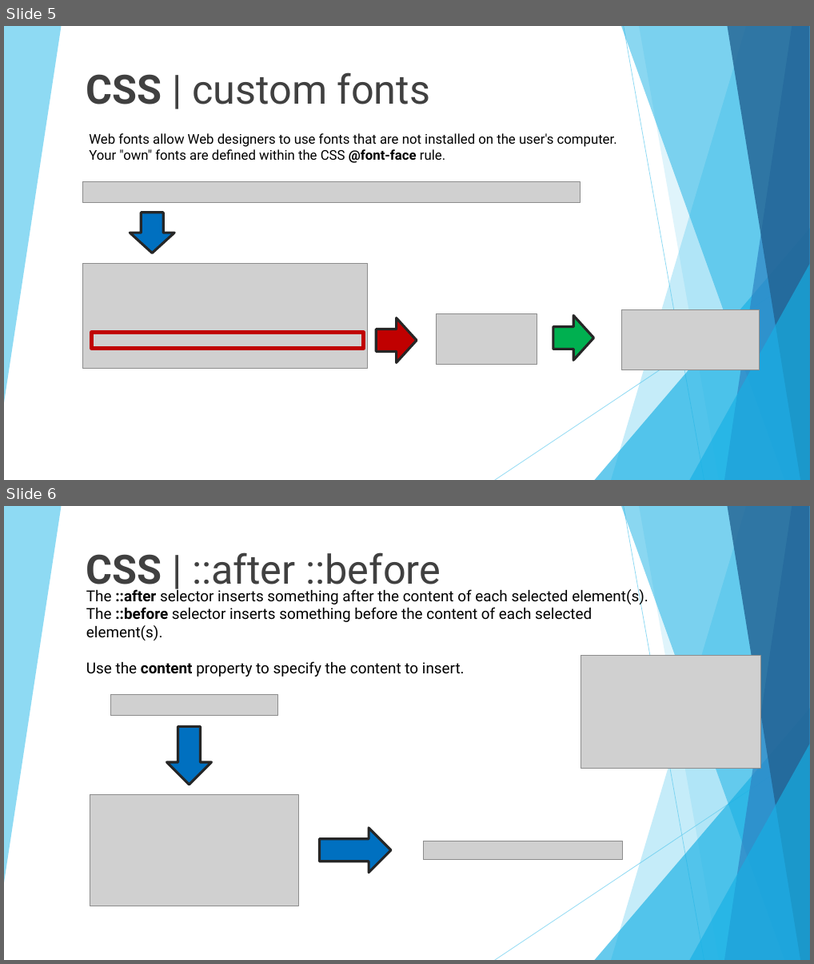
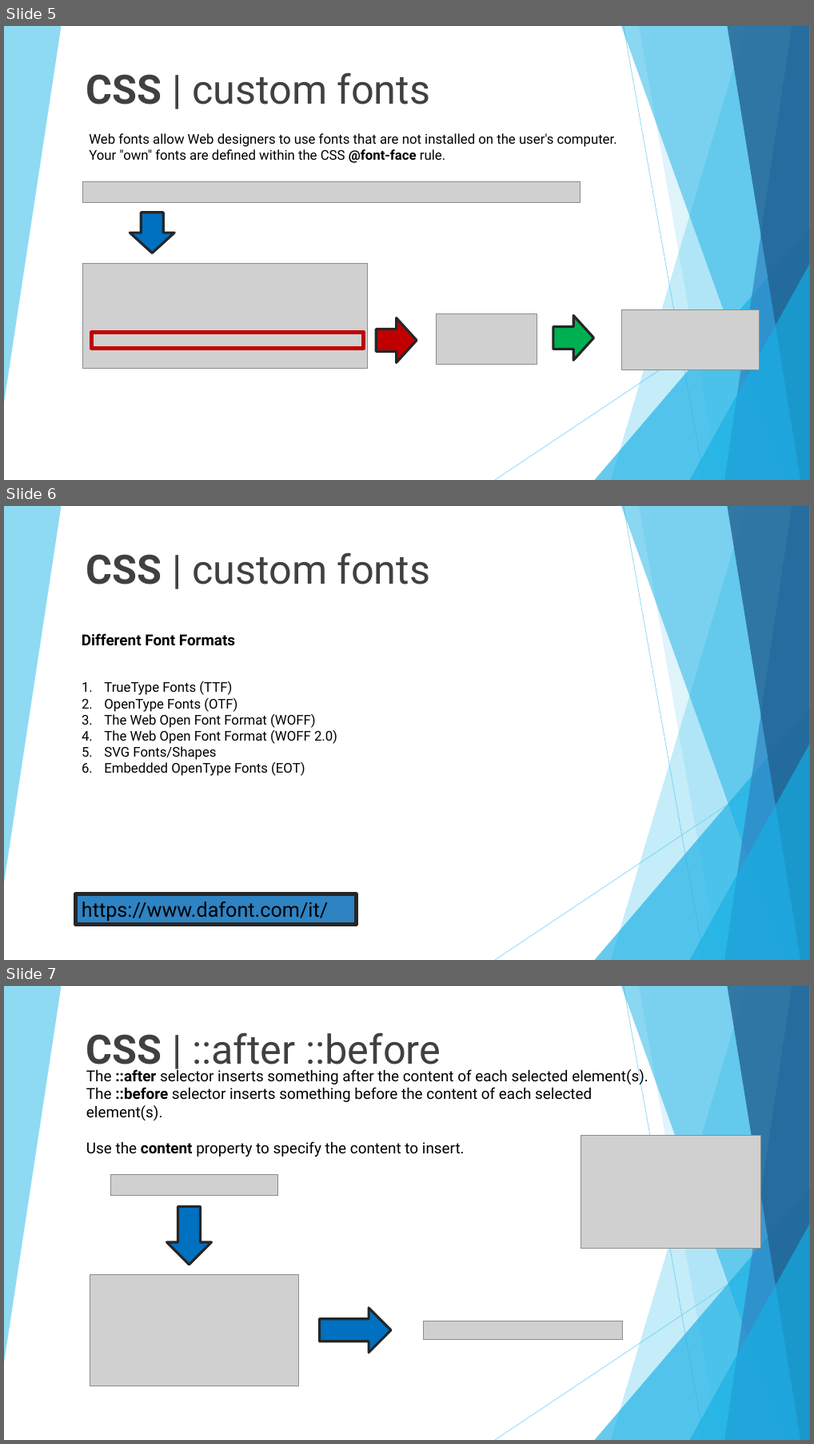
Before and after one commit to 01Primo/slides, a slide deck: 06_CSS_CV.pptx. Shown one above the other, each under a label of ours: slides 5 and 6 before the commit, slides 5, 6 and 7 after it. The pictures are 814x964 and 814x1444 pixels, drawn with LibreOffice and Linux fonts; fonts in the diff are those of the drawing; grey boxes stand for pictures. Boxes give left, top, right and bottom in pixels: in the first picture for what was removed or moved away, otherwise in the second. Text is boxed around its words. In the diff, an @@ line names an element or a change of style, - is before the commit and + after.

```diff
--- a/06_CSS_CV.pptx
+++ b/06_CSS_CV.pptx
@@ slide 6 added at (x1=4, y1=506, x2=810, y2=960), background #FFFFFF; not listed: 10 template elements that a slide beside it also shows @@
@@ title added at (x1=86, y1=552, x2=431, y2=584), 48 pt, text #404040 @@
+CSS | custom fonts
@@ text added at (x1=82, y1=633, x2=235, y2=646), 18 pt, text #000000, bold @@
+Different Font Formats
@@ text added at (x1=104, y1=680, x2=338, y2=776), 16 pt, text #000000 @@
+1. TrueType Fonts (TTF)
+2. OpenType Fonts (OTF)
+3. The Web Open Font Format (WOFF)
+4. The Web Open Font Format (WOFF 2.0)
+5. SVG Fonts/Shapes
+6. Embedded OpenType Fonts (EOT)
@@ rectangle added at (x1=75, y1=894, x2=356, y2=924), fill #2E83C3, outline #262626 4.5 pt, 24 pt, text #000000 @@
+https://www.dafont.com/it/
@@ what was slide 6 is now slide 7 @@
```
Also in this commit, not shown: 2 other slides added.
